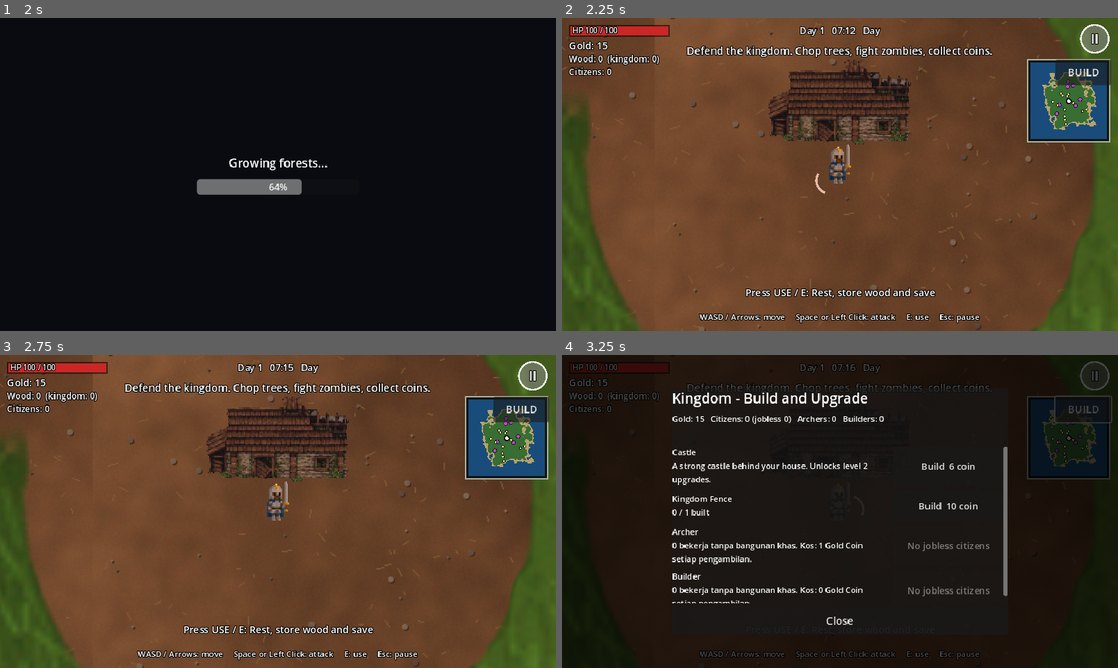
Above: before the commit, frames 1-4 (two rows, left to right).
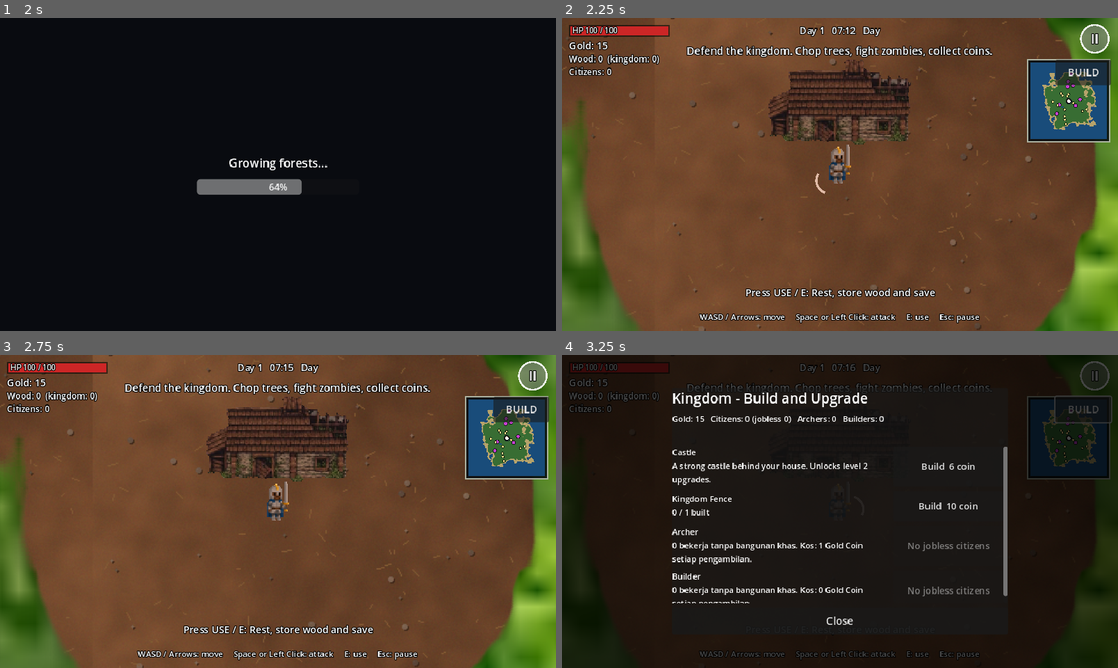
Above: after the commit, the same moments.

Repository: afie-boop/The-Fallen-Kingdom
Game: Godot game, scene res://scenes/main_menu.tscn
Same seed, same stepped clock (60 frames per second), same inputs: the game is played once before the commit and once after it.
Inputs (mouse positions are in pixels of both pictures, inside the frame that each line leads up to):
- Up to frame 1 (2 s): click "New Game" at 0.5 s; tap Enter at 1.25 s; move the mouse to (400, 158) at 1.27 s; hold D from 1.28 s (still down); tap E at 1.35 s; click (400, 158) at 1.42 s; tap Space at 1.52 s
- Up to frame 2 (2.25 s): release D at 2 s; drag from (728, 190) to (812, 237) at 2.02 s
- Up to frame 3 (2.75 s): no input
- Up to frame 4 (3.25 s): click "BUILD" at 2.75 s

Frame 1 is identical in both runs. In frame 2, 7.7% of the frame differs, in the area x 0-100%, y 0-100%; in frame 3, 7.7%; in frame 4, 0.3%.
Error in both runs: Invalid access to property or key 'dead' on a base object of type 'Nil'. (res://scripts/game.gd:371)

Commit message:
Use supplied grass image for world ground

Diff:
--- a/extracted/The-Fallen-Kingdom/scripts/game.gd
+++ b/extracted/The-Fallen-Kingdom/scripts/game.gd
@@ -213,7 +213,7 @@
     var mat := ShaderMaterial.new()
     mat.shader = load("res://assets/shaders/ground.gdshader") as Shader
     mat.set_shader_parameter("mask_tex", GameState.island.texture)
-    mat.set_shader_parameter("grass_tex", PixelArt.file_tex("res://assets/terrain/grass.png"))
+    mat.set_shader_parameter("grass_tex", PixelArt.file_tex("res://assets/terrain/Rumput.jpg"))
     mat.set_shader_parameter("sand_tex", PixelArt.file_tex("res://assets/terrain/sand.png"))
     mat.set_shader_parameter("water_tex", PixelArt.file_tex("res://assets/terrain/water.png"))
     mat.set_shader_parameter("dirt_tex", PixelArt.file_tex("res://assets/terrain/dirt.png"))
Binary file added: extracted/The-Fallen-Kingdom/assets/terrain/Rumput.jpg
